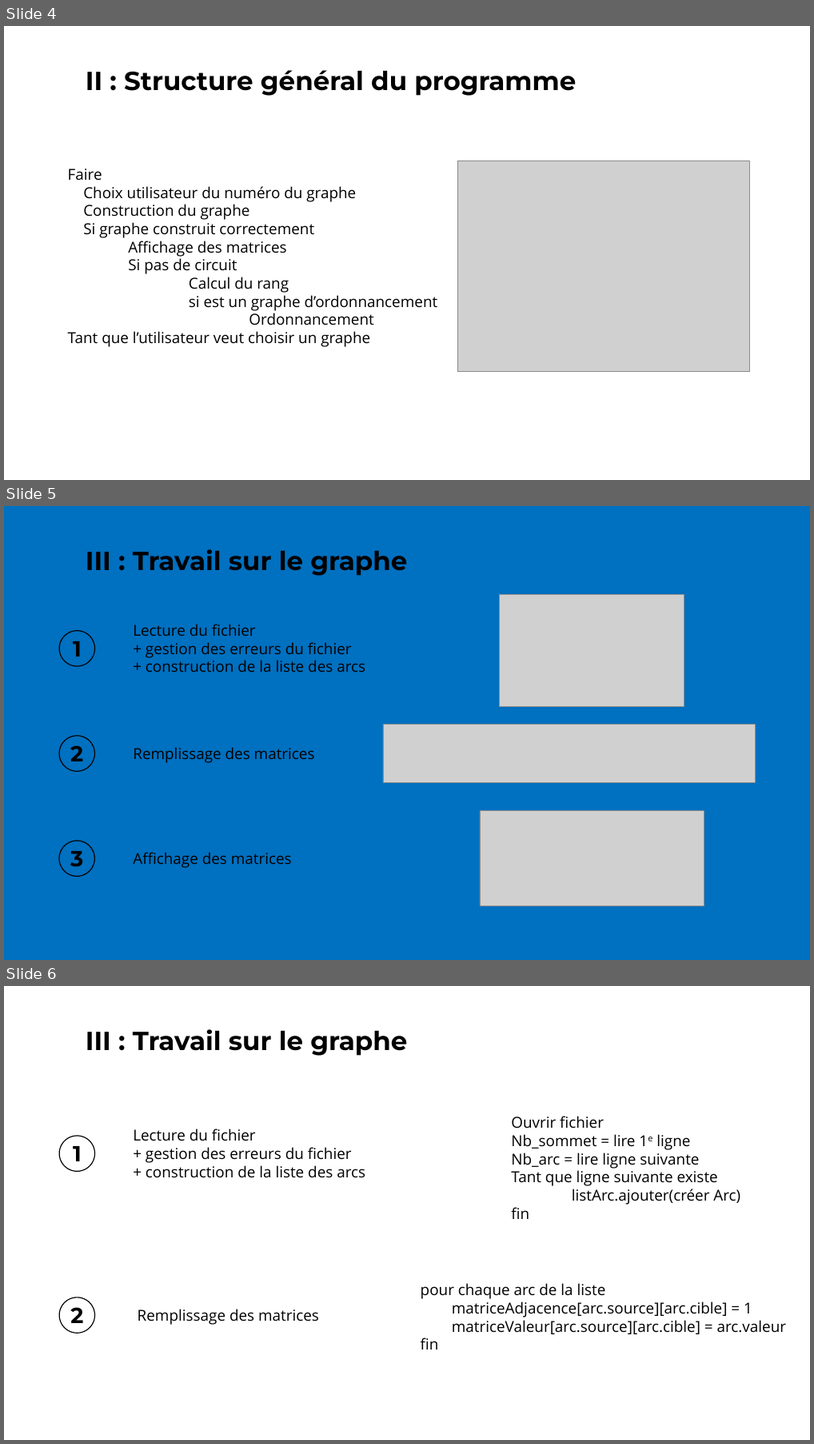
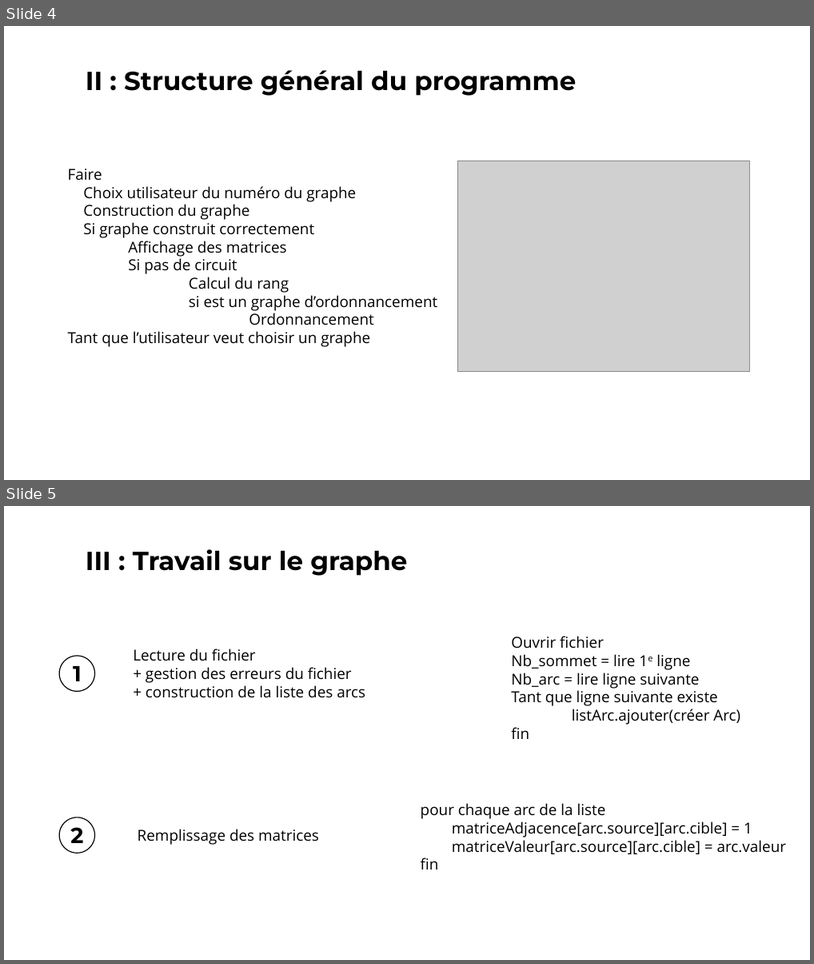
Before and after one commit to vincentdbs/ProjetTheorieDesGraphes, a slide deck: A4_Presentation.pptx. Shown one above the other, each under a label of ours: slides 4, 5 and 6 before the commit, slides 4 and 5 after it. The pictures are 814x1444 and 814x964 pixels, drawn with LibreOffice and Linux fonts; fonts in the diff are those of the drawing; grey boxes stand for pictures. Boxes give left, top, right and bottom in pixels: in the first picture for what was removed or moved away, otherwise in the second. Text is boxed around its words. In the diff, an @@ line names an element or a change of style, - is before the commit and + after.

```diff
--- a/A4_Presentation.pptx
+++ b/A4_Presentation.pptx
@@ slide 5 removed at (4,506,810,960), background #0070C0 @@
@@ text removed at (86,549,407,576) @@
-III : Travail sur le graphe
@@ picture removed at (499,595,684,707) @@
@@ text removed at (133,624,366,672) @@
-Lecture du fichier
-+ gestion des erreurs du fichier
-+ construction de la liste des arcs
@@ ellipse removed at (59,631,94,666) @@
@@ text removed at (73,641,82,656) @@
-1
@@ ellipse removed at (59,736,94,771) @@
@@ text removed at (70,745,83,761) @@
-2
@@ picture removed at (383,724,755,782) @@
@@ text removed at (133,747,315,763) @@
-Remplissage des matrices
@@ picture removed at (480,811,704,905) @@
@@ ellipse removed at (59,840,94,876) @@
@@ text removed at (70,851,83,867) @@
-3
@@ text removed at (133,852,292,868) @@
-Affichage des matrices
@@ what was slide 6 is now slide 5 @@
```
Also in this commit, not shown: 2 slides changed, 1 slide added, 2 other slides removed.
